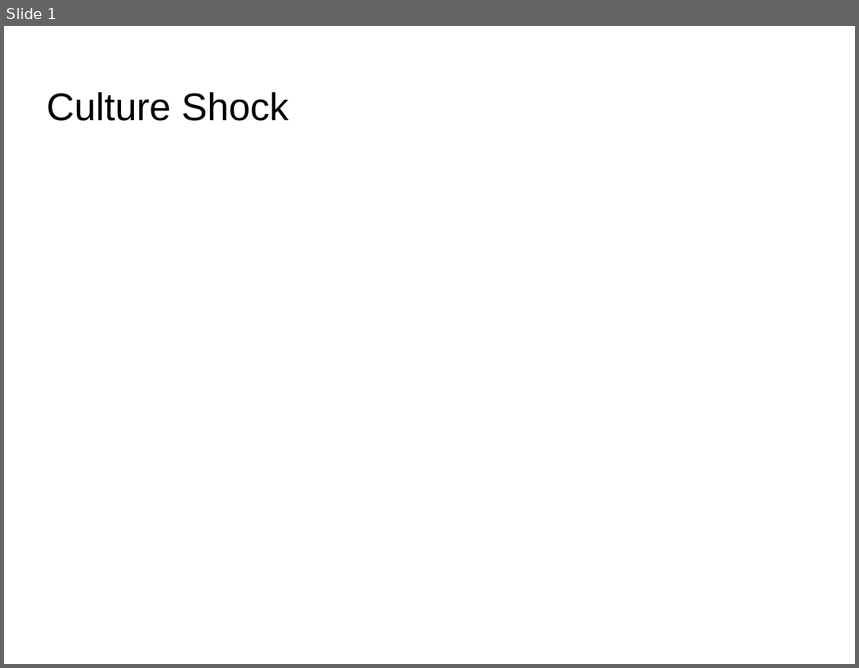
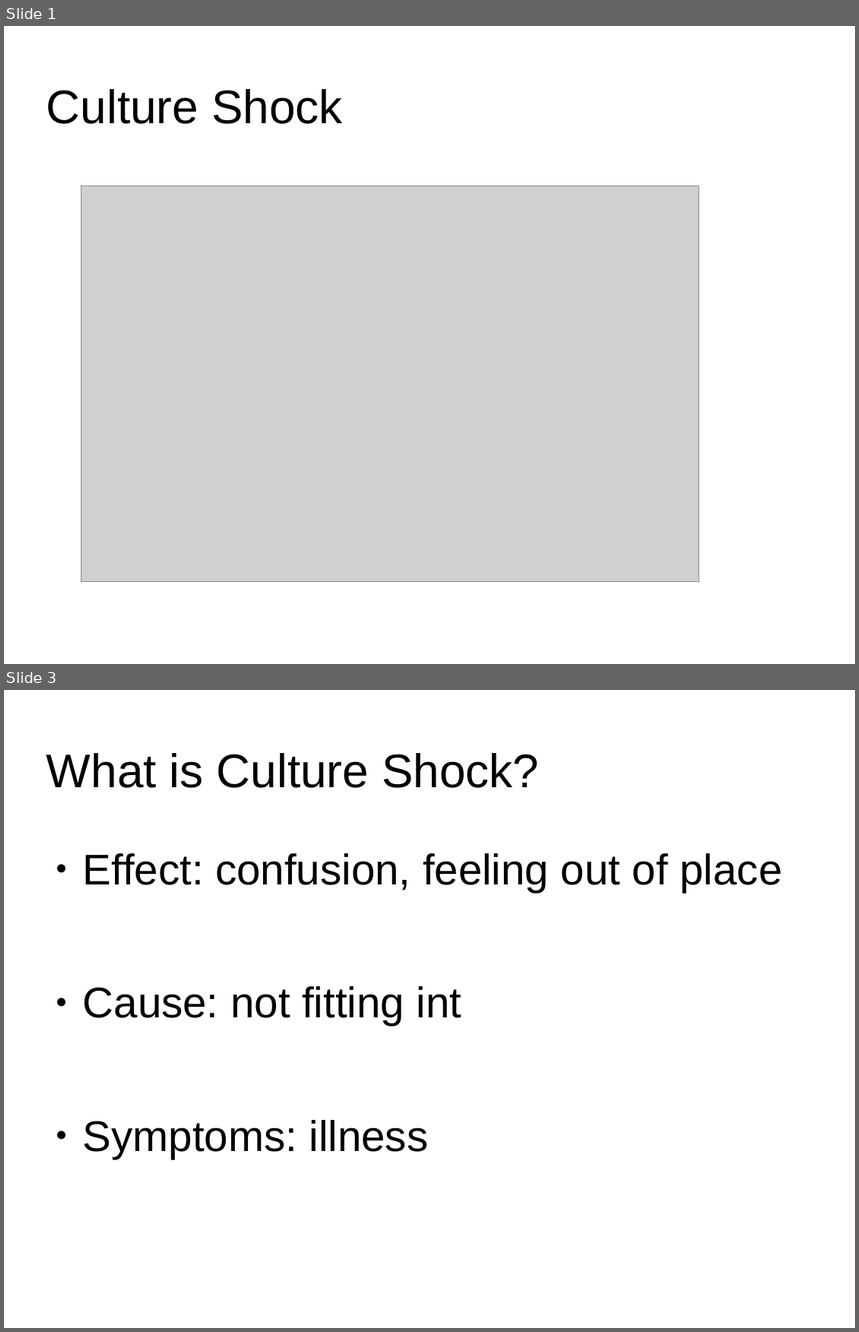
Before and after one commit to daFischer/culture-shock, a slide deck: presentation.odp. Shown one above the other, each under a label of ours: slide 1 before the commit, slides 1 and 3 after it; the slides between them are not shown. The pictures are 859x668 and 859x1332 pixels, drawn with LibreOffice and Linux fonts; fonts in the diff are those of the drawing; grey boxes stand for pictures; background and template pictures are left out. Boxes give left, top, right and bottom in pixels: in the first picture for what was removed or moved away, otherwise in the second. Text is boxed around its words. In the diff, an @@ line names an element or a change of style, - is before the commit and + after.

```diff
--- a/presentation.odp
+++ b/presentation.odp
@@ slide 3 added at [4,690,855,1328], background picture (left out) @@
@@ title added at [47,753,539,788], 44 pt, text #000000 @@
+What is Culture Shock?
@@ text added at [83,853,783,1159], 40 pt, text #000000 @@
+● Effect: confusion, feeling out of place
+● Cause: not fitting int
+● Symptoms: illness
@@ slide 1 changed as well @@
@@ title "Culture Shock" at [47,89,343,124]: size 36 to 44 pt @@
@@ picture added at [82,186,699,582] @@
```
Also in this commit, not shown: 2 other slides changed, 2 other slides added, 2 slides removed, 1 other file.
